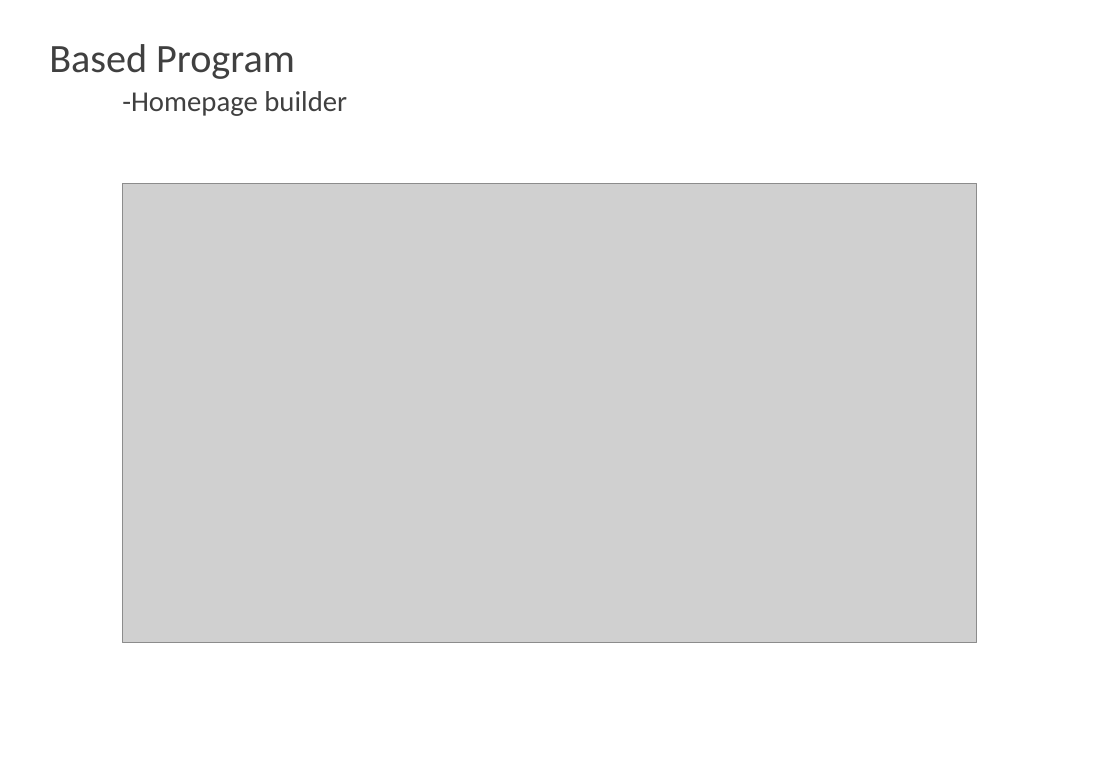
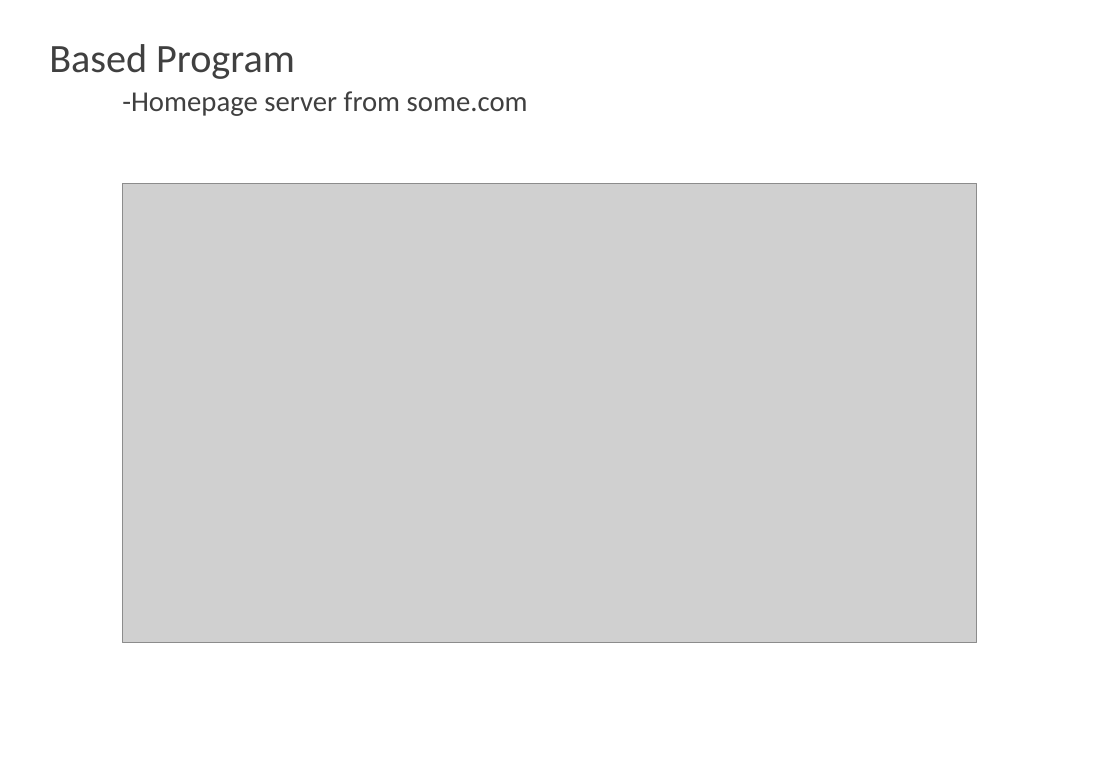
Before and after one commit to lkiung/skkuSE10, a slide deck: slide 11 of SE ppt.pptx (slide 12 before the commit). Drawn at 1120x775 pixels with LibreOffice and Linux fonts; fonts in the diff are those of the drawing; grey boxes stand for pictures. Boxes give left, top, right and bottom in pixels: in the first picture for what was removed or moved away, otherwise in the second. Text is boxed around its words. In the diff, an @@ line names an element or a change of style, - is before the commit and + after.

```diff
--- a/SE ppt.pptx
+++ b/SE ppt.pptx
@@ text at [122,91,528,116]: text changed @@
--Homepage builder
+-Homepage server from some.com
```
Also in this commit, not shown: 3 other slides changed, 1 slide added.
